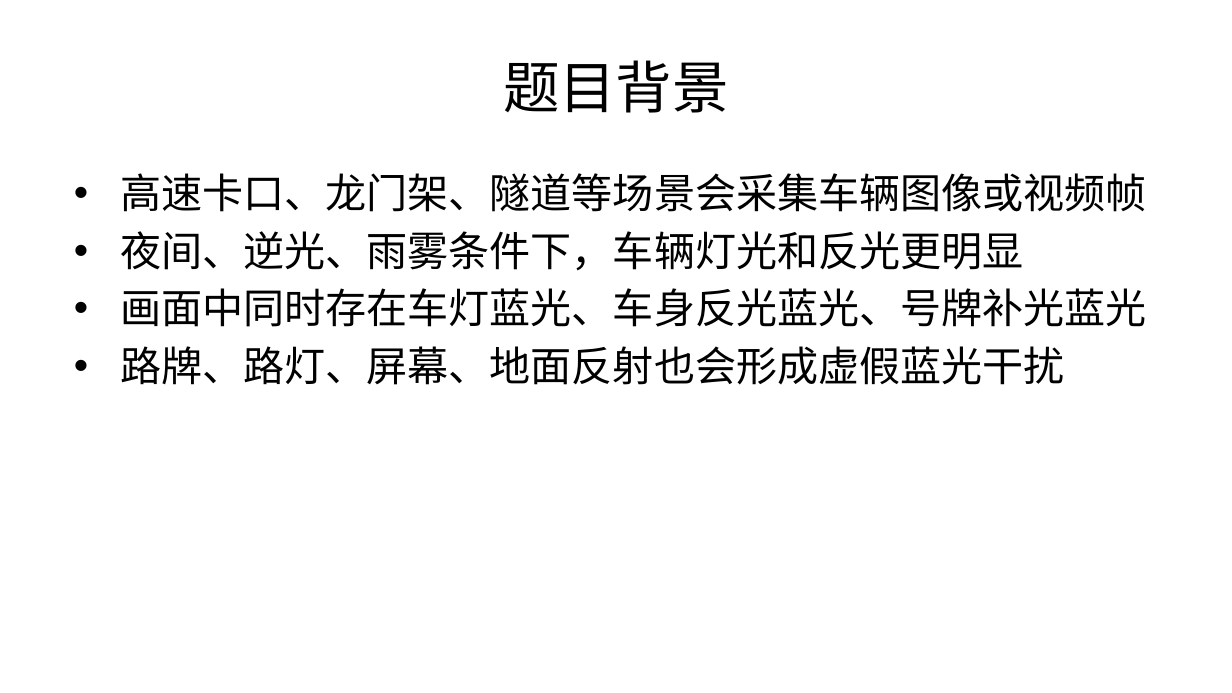
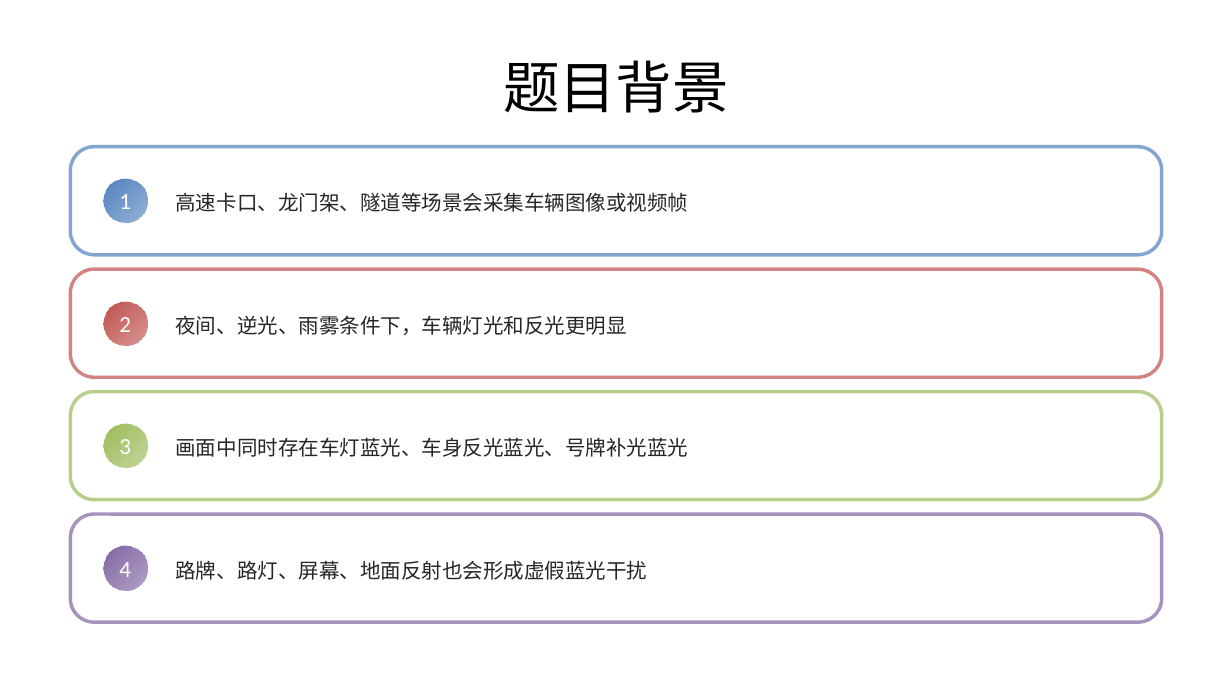
Before and after one commit to szl97/DAA, a slide deck: slide 2 of blue-light-detection/解题ppt.pptx. Drawn at 1232x693 pixels with LibreOffice and Linux fonts; fonts in the diff are those of the drawing. Boxes give left, top, right and bottom in pixels: in the first picture for what was removed or moved away, otherwise in the second. Text is boxed around its words. In the diff, an @@ line names an element or a change of style, - is before the commit and + after.

```diff
--- a/blue-light-detection/解题ppt.pptx
+++ b/blue-light-detection/解题ppt.pptx
@@ rounded rectangle added at (70, 147, 1162, 255), fill #FFFFFF at 10% opacity, outline #4F81BD 2 pt, 12 pt, text #262626 @@
+高速卡口、龙门架、隧道等场景会采集车辆图像或视频帧
@@ ellipse added at (103, 179, 148, 223), fill gradient #4F81BD, 13.5 pt, text #FFFFFF @@
+1
@@ text removed at (120, 173, 1147, 385) @@
-• 高速卡口、龙门架、隧道等场景会采集车辆图像或视频帧
-• 夜间、逆光、雨雾条件下，车辆灯光和反光更明显
-• 画面中同时存在车灯蓝光、车身反光蓝光、号牌补光蓝光
-• 路牌、路灯、屏幕、地面反射也会形成虚假蓝光干扰
@@ rounded rectangle added at (70, 270, 1162, 378), fill #FFFFFF at 10% opacity, outline #C0504D 2 pt, 12 pt, text #262626 @@
+夜间、逆光、雨雾条件下，车辆灯光和反光更明显
@@ ellipse added at (103, 301, 148, 345), fill gradient #C0504D, 13.5 pt, text #FFFFFF @@
+2
@@ rounded rectangle added at (70, 392, 1162, 500), fill #FFFFFF at 10% opacity, outline #9BBB59 2 pt, 12 pt, text #262626 @@
+画面中同时存在车灯蓝光、车身反光蓝光、号牌补光蓝光
@@ ellipse added at (103, 424, 148, 468), fill gradient #9BBB59, 13.5 pt, text #FFFFFF @@
+3
@@ rounded rectangle added at (70, 514, 1162, 622), fill #FFFFFF at 10% opacity, outline #8064A2 2 pt, 12 pt, text #262626 @@
+路牌、路灯、屏幕、地面反射也会形成虚假蓝光干扰
@@ ellipse added at (103, 546, 148, 590), fill gradient #8064A2, 13.5 pt, text #FFFFFF @@
+4
```
Also in this commit, not shown: 8 other slides changed.
